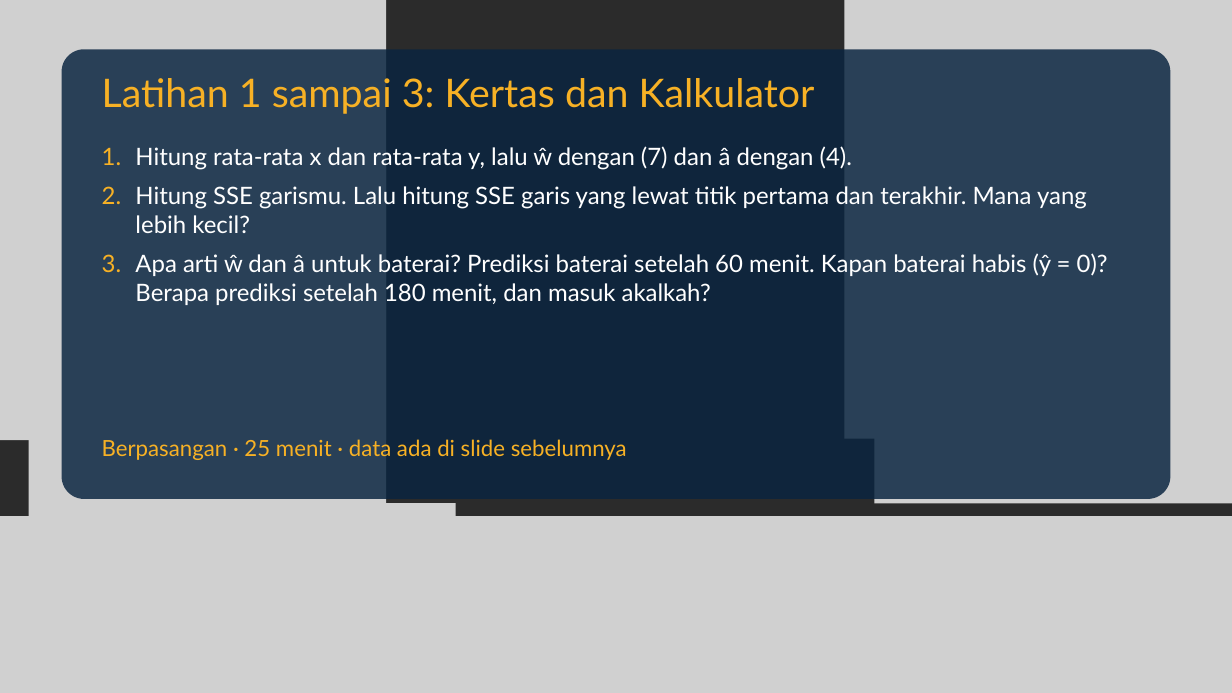
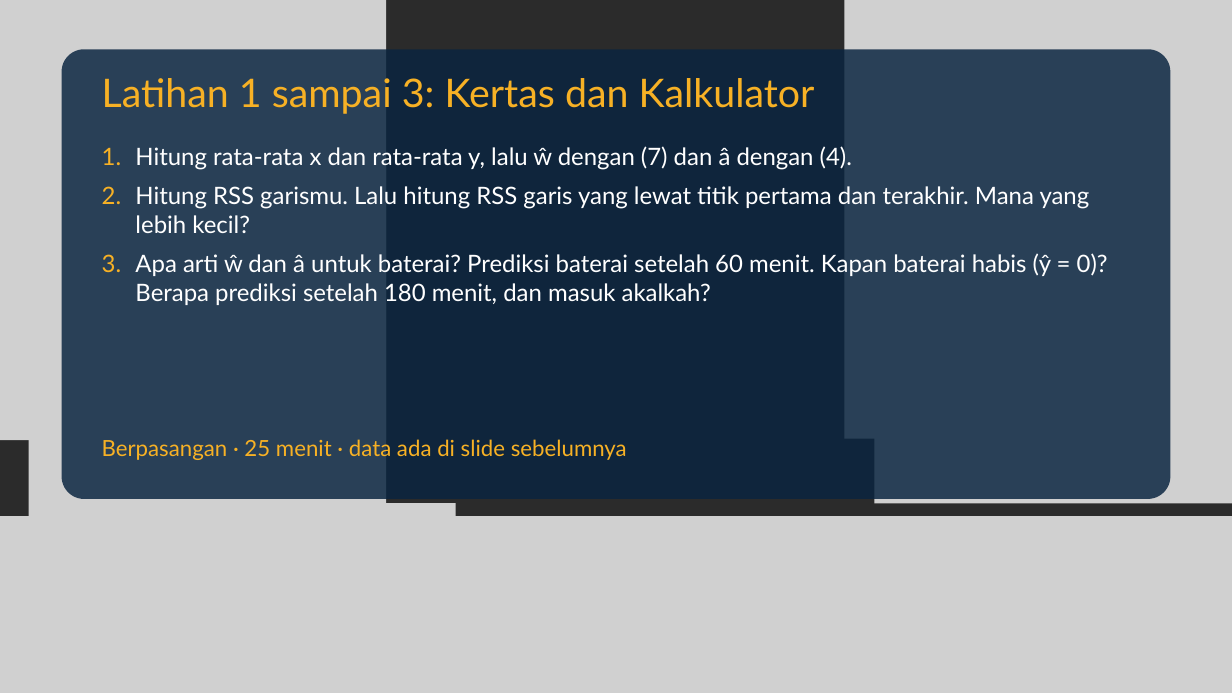
Before and after one commit to dafx7/COMPUTING-AI-ML-OPTIMIZATION, a slide deck: slide 22 of week1/slides/Pertemuan-1-Least-Squares.pptx (slide 20 before the commit). Drawn at 1232x693 pixels with LibreOffice and Linux fonts; fonts in the diff are those of the drawing; grey boxes stand for pictures; background and template pictures are left out; a plain dark background stands for a picture behind light text. Boxes give left, top, right and bottom in pixels: in the first picture for what was removed or moved away, otherwise in the second. Text is boxed around its words. In the diff, an @@ line names an element or a change of style, - is before the commit and + after.

```diff
--- a/week1/slides/Pertemuan-1-Least-Squares.pptx
+++ b/week1/slides/Pertemuan-1-Least-Squares.pptx
@@ text at bbox=[135, 186, 1090, 233]: text changed @@
-2. Hitung SSE garismu. Lalu hitung SSE garis yang lewat titik pertama dan terakhir. Mana yang lebih kecil?
+2. Hitung RSS garismu. Lalu hitung RSS garis yang lewat titik pertama dan terakhir. Mana yang lebih kecil?
```
Also in this commit, not shown: 12 other slides changed, 4 slides added, 2 slides removed, 6 other files.
